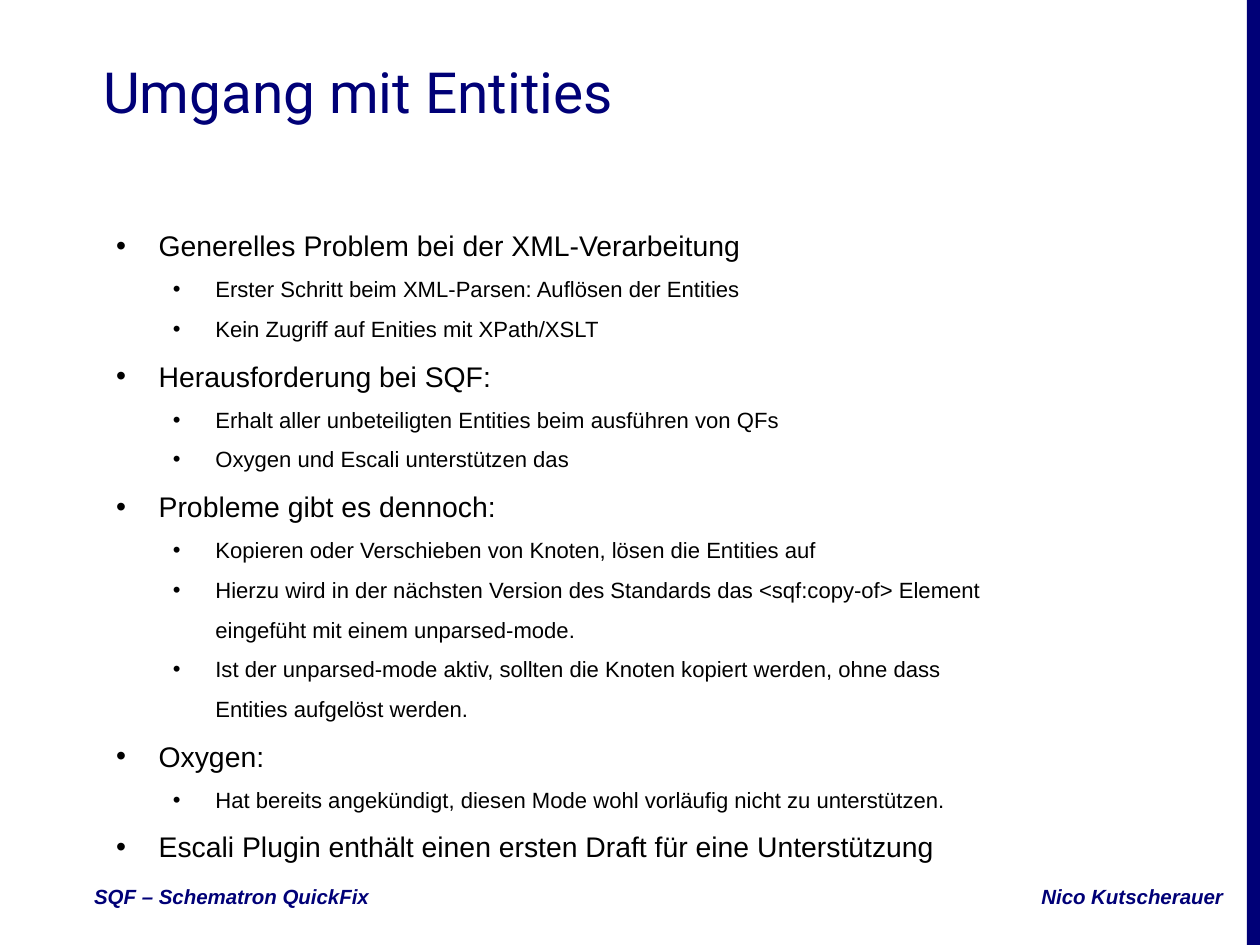
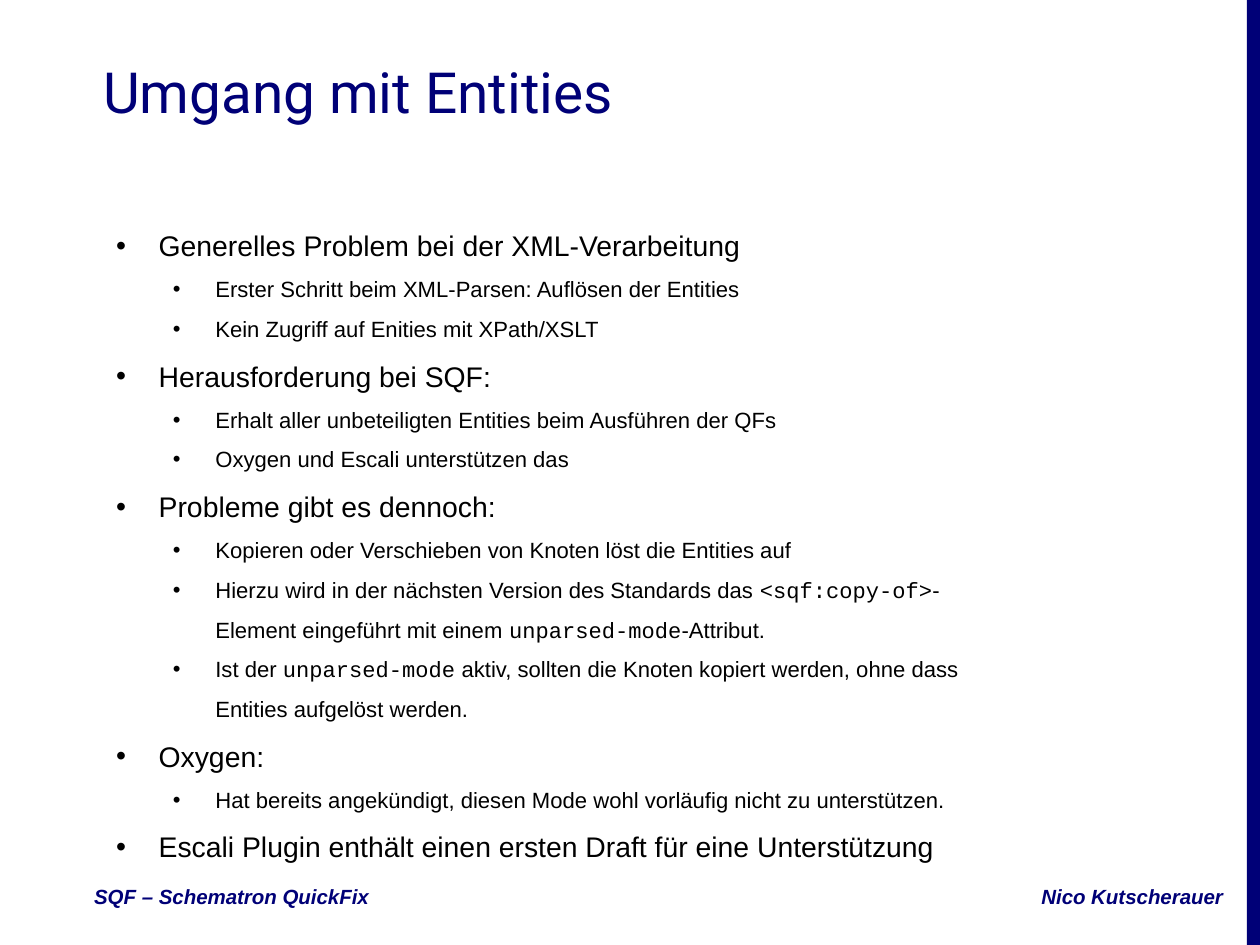
Before and after one commit to nkutsche/SchematronQuickFix-2017-11-17, a slide deck: slide 11 of SQF-Escali.pptx. Drawn at 1260x945 pixels with LibreOffice and Linux fonts; fonts in the diff are those of the drawing; background and template pictures are left out. Boxes give left, top, right and bottom in pixels: in the first picture for what was removed or moved away, otherwise in the second. Text is boxed around its words. In the diff, an @@ line names an element or a change of style, - is before the commit and + after.

Commit message:
Slide update and styling + PDF

```diff
--- a/SQF-Escali.pptx
+++ b/SQF-Escali.pptx
@@ subtitle at bbox=[215, 412, 776, 433]: text changed @@
-  • Erhalt aller unbeteiligten Entities beim ausführen von QFs
+  • Erhalt aller unbeteiligten Entities beim Ausführen der QFs
@@ subtitle at bbox=[215, 542, 940, 643]: text changed @@
-  • Kopieren oder Verschieben von Knoten, lösen die Entities auf
-  • Hierzu wird in der nächsten Version des Standards das <sqf:copy-of> Element eingefüht mit einem unparsed-mode.
+  • Kopieren oder Verschieben von Knoten löst die Entities auf
+  • Hierzu wird in der nächsten Version des Standards das <sqf:copy-of>-Element eingeführt mit einem unparsed-mode-Attribut.
@@ subtitle at bbox=[215, 661, 959, 722]: font Arial to Courier New in "unparsed-mode" @@
```
Also in this commit, not shown: 14 other slides changed, 2 other files.
